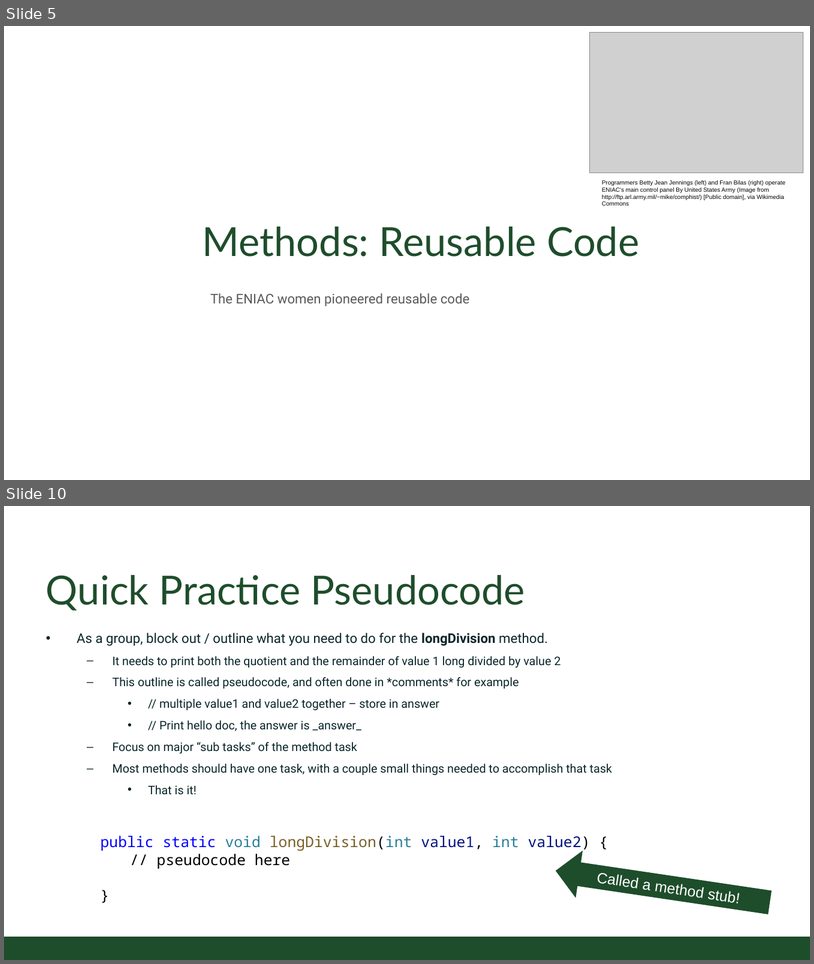
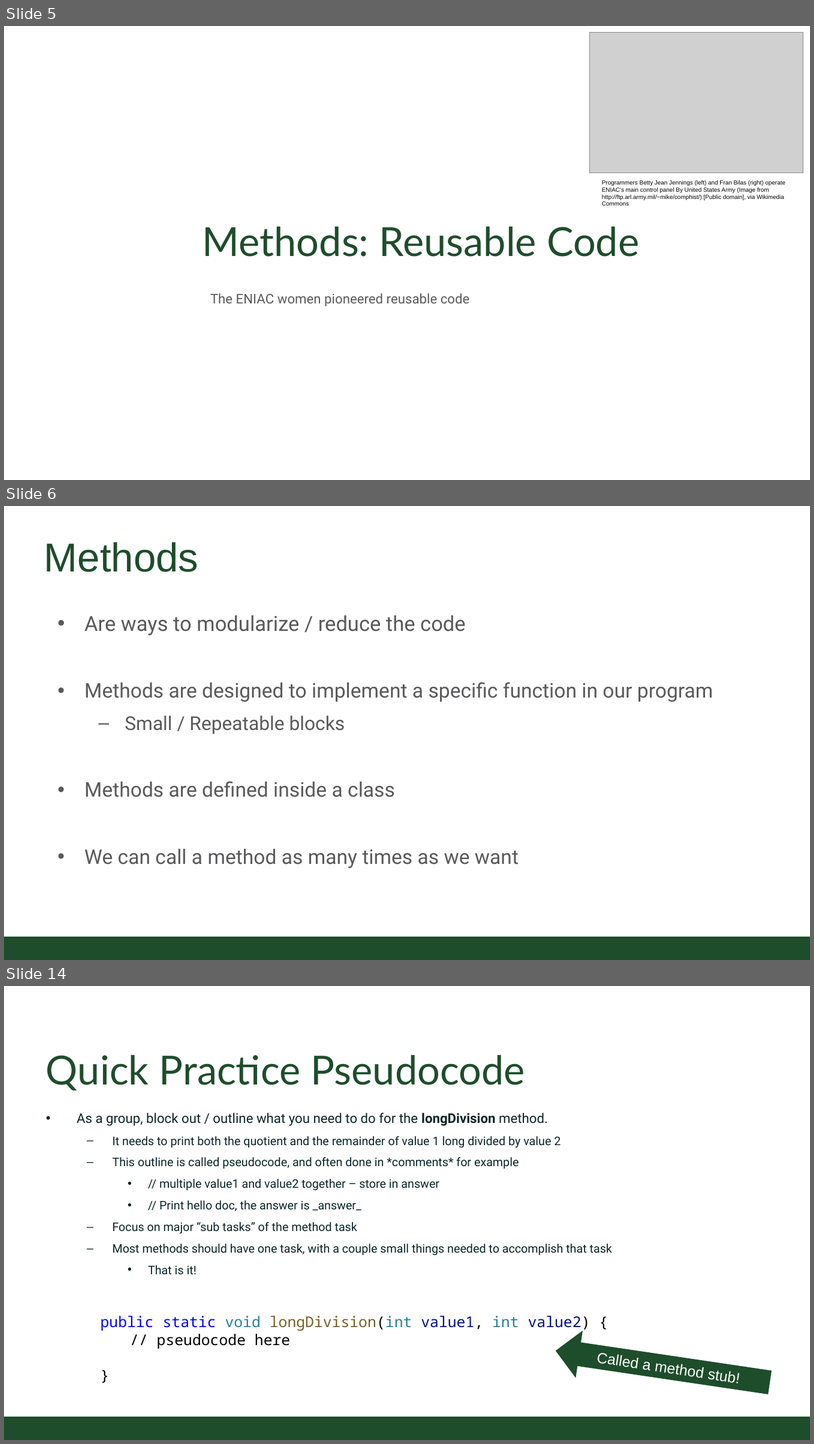
Before and after one commit to CSU-CompSci-CS163-4/Handouts, a slide deck: slides/On-Campus/02_02_ObjectsMethods.pptx. Shown one above the other, each under a label of ours: slides 5 and 10 before the commit, slides 5, 6 and 14 after it; the slides between them are not shown. The pictures are 814x964 and 814x1444 pixels, drawn with LibreOffice and Linux fonts; fonts in the diff are those of the drawing; grey boxes stand for pictures; background and template pictures are left out. Boxes give left, top, right and bottom in pixels: in the first picture for what was removed or moved away, otherwise in the second. Text is boxed around its words. In the diff, an @@ line names an element or a change of style, - is before the commit and + after.

Commit message:
Methods and Objects Lecture updated

```diff
--- a/slides/On-Campus/02_02_ObjectsMethods.pptx
+++ b/slides/On-Campus/02_02_ObjectsMethods.pptx
@@ slide 6 added at <box>4,506,810,960</box>, background #FFFFFF @@
@@ title added at <box>44,542,198,572</box>, 54.4 pt, text #1E4D2B @@
+Methods
@@ text added at <box>84,615,713,868</box>, 27.2 pt, text #59595B @@
+• Are ways to modularize / reduce the code
+• Methods are designed to implement a specific function in our program
+  – Small / Repeatable blocks
+• Methods are defined inside a class
+• We can call a method as many times as we want
@@ rectangle added at <box>4,936,810,960</box>, fill #1E4D2B @@
@@ what was slide 10 is now slide 14 @@
```
Also in this commit, not shown: 5 slides changed, 9 other slides added, 5 slides removed.
